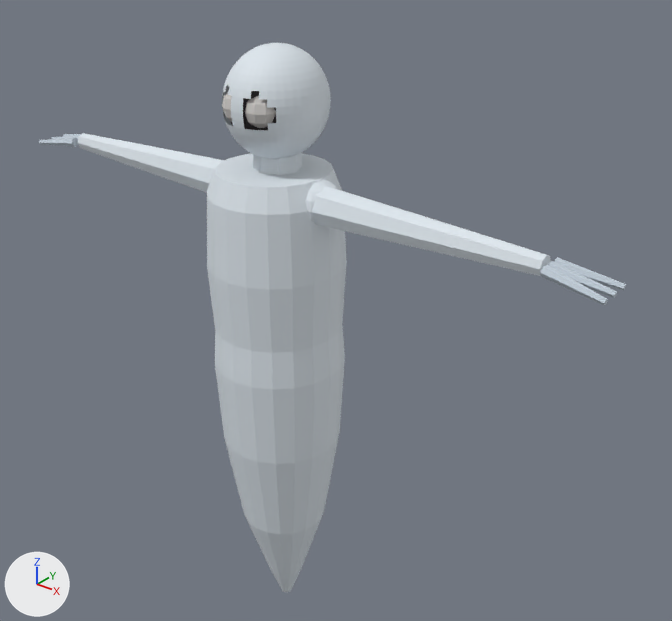
An edit to the FBX model Assets/Resources/Bodies/Ghost.fbx, drawn before and after from the same camera.
Both versions are drawn from a 50 mm lens placed at (0.887, -0.962, 1.214), pointed at (0.053, 0.081, 0.568). Lighting does not change. The marker at lower left points along +X, +Y and +Z. The older version comes first. Vertices at exactly the same position are counted once.

The first picture shows 'GhostMesh'.
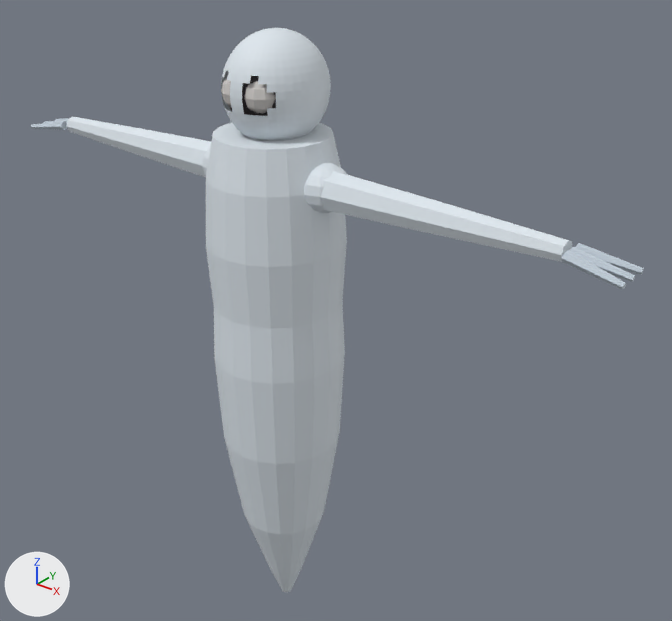
Edits to the scene script, one JSON object a line:
```json
{"block": "me_ghostmesh", "where": "# used by ob_ghostmesh; location = (0.0, 0.0, 0.0)"}
{"op": "remove", "block": "me_ghostmesh", "code": "me_ghostmesh.from_pydata(...)  # 1853 vertices, 1816 faces; spans x -0.531..0.531, y -0.102..0.11, z 0.018..0.986"}
{"op": "add", "block": "me_ghostmesh", "code": "me_ghostmesh.from_pydata(...)  # 1853 vertices, 1816 faces; spans x -0.549..0.549, y -0.102..0.11, z 0.018..1.006"}
{"block": "me_ghostmesh", "change": "me_ghostmesh part 1: the loose piece of 929 vertices spanning x -0.072..0.072, y -0.068..0.096, z 0.824..0.986 is moved by (0.0, 0.0, 0.02)"}
{"block": "me_ghostmesh", "change": "me_ghostmesh part 2: the loose piece of 299 vertices spanning x -0.066..0.066, y -0.06..0.088, z 0.831..0.979 is moved by (0.0, 0.0, 0.02)"}
{"block": "me_ghostmesh", "change": "me_ghostmesh part 3: the loose piece of 52 vertices spanning x -0.006..0.046, y -0.063..-0.014, z 0.88..0.932 is moved by (0.0, 0.0, 0.02)"}
{"block": "me_ghostmesh", "change": "me_ghostmesh part 4: the loose piece of 52 vertices spanning x -0.046..0.006, y -0.063..-0.014, z 0.88..0.932 is moved by (0.0, 0.0, 0.02)"}
{"block": "me_ghostmesh", "change": "me_ghostmesh part 5: the loose piece of 86 vertices spanning x 0.032..0.12, y -0.036..0.044, z 0.74..0.81 is moved by (0.016, 0.0, 0.025)"}
{"block": "me_ghostmesh", "change": "me_ghostmesh part 6: the loose piece of 12 vertices spanning x 0.443..0.531, y -0.03..-0.006, z 0.76..0.782 is scaled about its middle by (0.918, 0.999, 0.999), then moved by (0.022, 0.0, 0.025)"}
{"block": "me_ghostmesh", "change": "me_ghostmesh part 7: the loose piece of 12 vertices spanning x 0.444..0.53, y -0.008..0.008, z 0.76..0.782 is scaled about its middle by (0.918, 1, 0.999), then moved by (0.022, 0.0, 0.025)"}
{"block": "me_ghostmesh", "change": "me_ghostmesh part 8: the loose piece of 12 vertices spanning x 0.443..0.531, y 0.006..0.03, z 0.76..0.782 is scaled about its middle by (0.918, 0.999, 0.999), then moved by (0.022, 0.0, 0.025)"}
{"block": "me_ghostmesh", "change": "me_ghostmesh part 9: the loose piece of 86 vertices spanning x -0.12..-0.032, y -0.036..0.044, z 0.74..0.81 is moved by (-0.016, 0.0, 0.025)"}
{"block": "me_ghostmesh", "change": "me_ghostmesh part 10: the loose piece of 12 vertices spanning x -0.531..-0.443, y -0.03..-0.006, z 0.76..0.782 is scaled about its middle by (0.918, 0.999, 0.999), then moved by (-0.022, 0.0, 0.025)"}
{"block": "me_ghostmesh", "change": "me_ghostmesh part 11: the loose piece of 12 vertices spanning x -0.53..-0.444, y -0.008..0.008, z 0.76..0.782 is scaled about its middle by (0.918, 1, 0.999), then moved by (-0.022, 0.0, 0.025)"}
{"block": "me_ghostmesh", "change": "me_ghostmesh part 12: the loose piece of 12 vertices spanning x -0.531..-0.443, y 0.006..0.03, z 0.76..0.782 is scaled about its middle by (0.918, 0.999, 0.999), then moved by (-0.022, 0.0, 0.025)"}
{"block": "me_ghostmesh", "change": "me_ghostmesh part 13: 178 of 1853 vertices moved; they spanned x -0.44..0.44, y -0.102..0.11, z 0.5..0.916 and now span x -0.465..0.465, y -0.102..0.11, z 0.51..0.936; mean shift (0.0, 0.0, 0.03); largest move (0.0, -0.028, 0.798) -> (0.0, -0.028, 0.854)"}
```

Location of each change, (x1, y1, x2, y2) in pixels of the pictures (672 x 621 px; the box of a moved part takes in the faces that stretch with it):
```json
{"object": "GhostMesh", "change": "reshaped", "before": [39, 43, 626, 592], "after": [31, 28, 644, 592]}
{"part": 1, "of": "me_ghostmesh", "change": "moved or reshaped", "before": [222, 43, 331, 159], "after": [221, 28, 331, 141]}
{"part": 2, "of": "me_ghostmesh", "change": "moved or reshaped", "before": [228, 88, 276, 130], "after": [227, 72, 276, 116]}
{"part": 3, "of": "me_ghostmesh", "change": "moved or reshaped", "before": [245, 96, 276, 128], "after": [244, 81, 276, 113]}
{"part": 4, "of": "me_ghostmesh", "change": "moved or reshaped", "before": [222, 92, 232, 122], "after": [221, 78, 232, 108], "on screen": "mostly hidden"}
{"part": 5, "of": "me_ghostmesh", "change": "moved or reshaped", "before": [305, 178, 339, 226], "after": [304, 163, 348, 213]}
{"part": 6, "of": "me_ghostmesh", "change": "moved or reshaped", "before": [540, 265, 608, 305], "after": [562, 250, 626, 289]}
{"part": 7, "of": "me_ghostmesh", "change": "moved or reshaped", "before": [548, 261, 617, 298], "after": [570, 247, 635, 282]}
{"part": 8, "of": "me_ghostmesh", "change": "moved or reshaped", "before": [554, 257, 626, 291], "after": [576, 243, 644, 275]}
{"part": 9, "of": "me_ghostmesh", "change": "moved or reshaped", "after": [202, 145, 211, 175], "on screen": "not visible before"}
{"part": 10, "of": "me_ghostmesh", "change": "moved or reshaped", "before": [39, 138, 78, 147], "after": [31, 121, 67, 130]}
{"part": 11, "of": "me_ghostmesh", "change": "moved or reshaped", "before": [51, 136, 79, 139], "after": [44, 120, 68, 123]}
{"part": 12, "of": "me_ghostmesh", "change": "moved or reshaped", "before": [63, 134, 81, 137], "after": [55, 118, 69, 121]}
{"part": 13, "of": "me_ghostmesh", "change": "moved or reshaped", "before": [77, 133, 551, 390], "after": [67, 117, 572, 390]}
```
